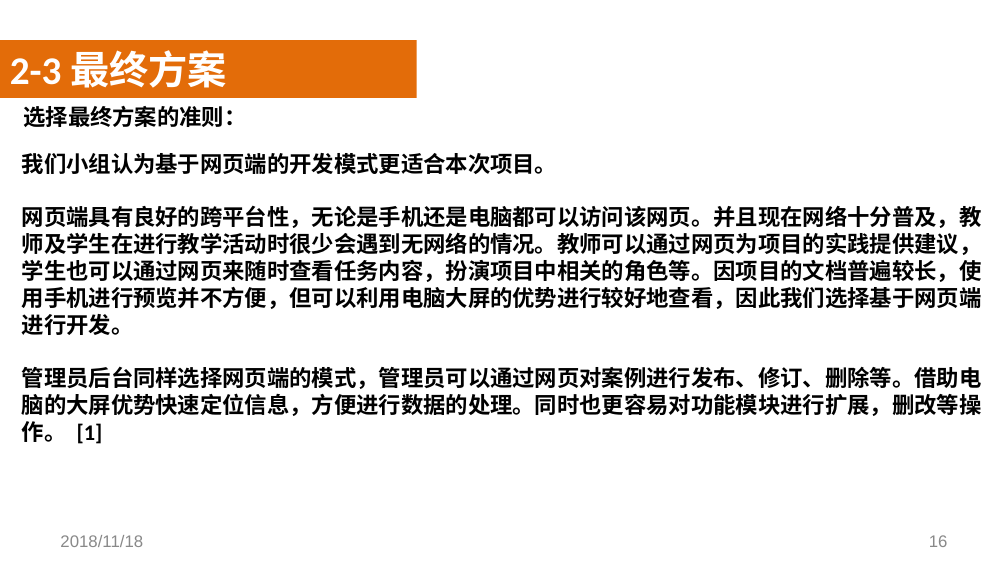
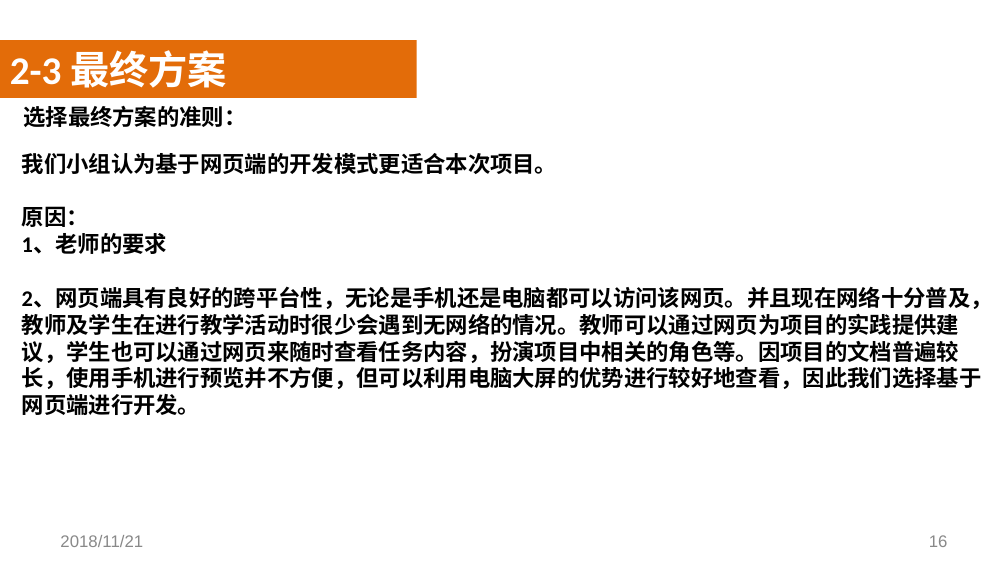
Before and after one commit to SoftwareRequirtmentsG02/Document, a slide deck: slide 16 of 案例教学系统/受控文档/分析设计/PPT/PRD2018-G02-需求工程PPT(III).pptx. Drawn at 1008x567 pixels with LibreOffice and Linux fonts; fonts in the diff are those of the drawing; background and template pictures are left out. Boxes give left, top, right and bottom in pixels: in the first picture for what was removed or moved away, otherwise in the second. Text is boxed around its words. In the diff, an @@ line names an element or a change of style, - is before the commit and + after.

```diff
--- a/案例教学系统/受控文档/分析设计/PPT/PRD2018-G02-需求工程PPT(III).pptx
+++ b/案例教学系统/受控文档/分析设计/PPT/PRD2018-G02-需求工程PPT(III).pptx
@@ text at (22,206,993,415): text changed @@
-网页端具有良好的跨平台性，无论是手机还是电脑都可以访问该网页。并且现在网络十分普及，教师及学生在进行教学活动时很少会遇到无网络的情况。教师可以通过网页为项目的实践提供建议，学生也可以通过网页来随时查看任务内容，扮演项目中相关的角色等。因项目的文档普遍较长，使用手机进行预览并不方便，但可以利用电脑大屏的优势进行较好地查看，因此我们选择基于网页端进行开发。
-管理员后台同样选择网页端的模式，管理员可以通过网页对案例进行发布、修订、删除等。借助电脑的大屏优势快速定位信息，方便进行数据的处理。同时也更容易对功能模块进行扩展，删改等操作。 [1]
+原因：
+1、老师的要求
+2、网页端具有良好的跨平台性，无论是手机还是电脑都可以访问该网页。并且现在网络十分普及，教师及学生在进行教学活动时很少会遇到无网络的情况。教师可以通过网页为项目的实践提供建议，学生也可以通过网页来随时查看任务内容，扮演项目中相关的角色等。因项目的文档普遍较长，使用手机进行预览并不方便，但可以利用电脑大屏的优势进行较好地查看，因此我们选择基于网页端进行开发。
@@ text at (60,535,143,547): text changed @@
-2018/11/18
+2018/11/21
```
Also in this commit, not shown: 60 other slides changed, 2 other files.
